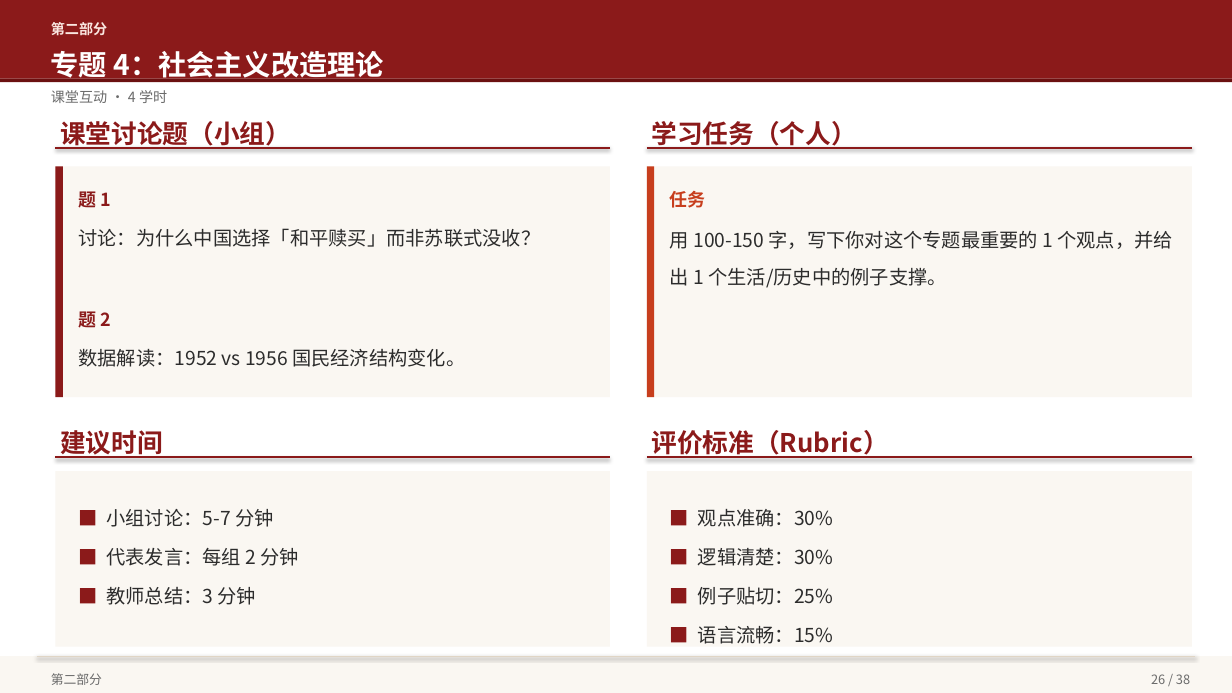
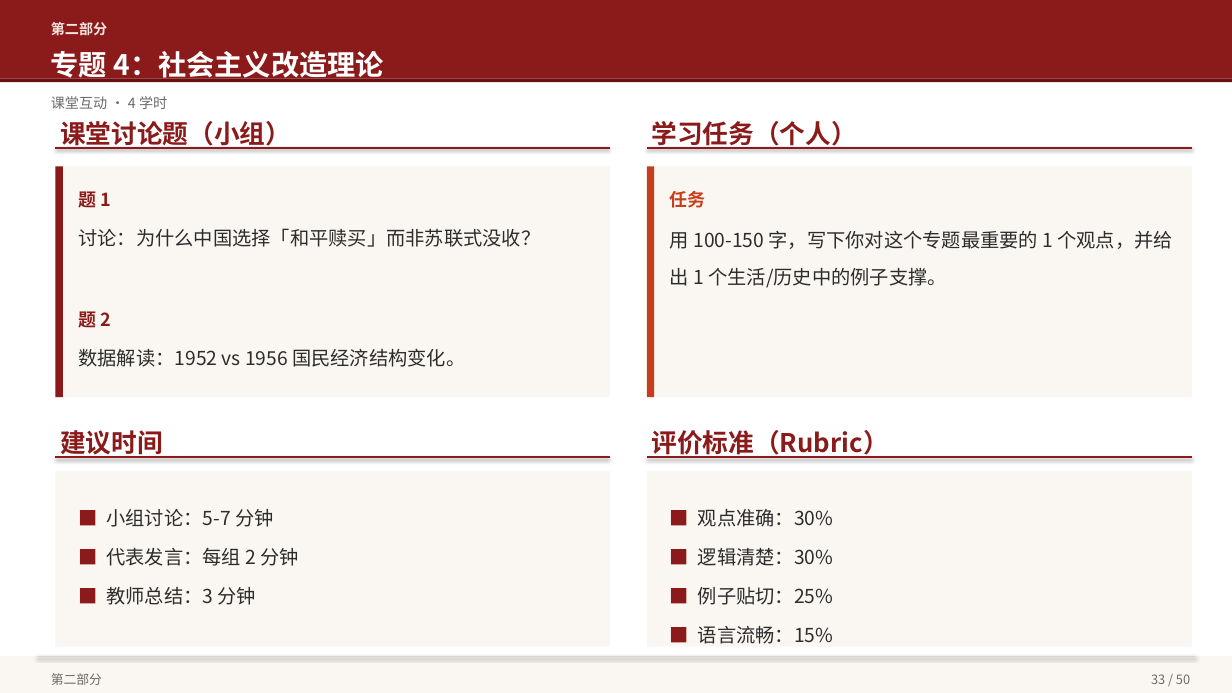
Before and after one commit to hsy358/obsidian-vault, a slide deck: slide 33 of 03-资源/PPT/毛泽东思想和中国特色社会主义理论体系概论 教学大纲概览.pptx (slide 26 before the commit). Drawn at 1232x693 pixels with LibreOffice and Linux fonts; fonts in the diff are those of the drawing. Boxes give left, top, right and bottom in pixels: in the first picture for what was removed or moved away, otherwise in the second. Text is boxed around its words. In the diff, an @@ line names an element or a change of style, - is before the commit and + after.

```diff
--- a/03-资源/PPT/毛泽东思想和中国特色社会主义理论体系概论 教学大纲概览.pptx
+++ b/03-资源/PPT/毛泽东思想和中国特色社会主义理论体系概论 教学大纲概览.pptx
@@ text "课堂互动 · 4 学时": place and size @@
-text "课堂互动 · 4 学时" at (51,90,167,103)
+text "课堂互动 · 4 学时" at (51,96,167,109)
@@ text at (1151,674,1190,684): text changed @@
-26 / 38
+33 / 50
```
Also in this commit, not shown: 37 other slides changed, 13 slides added.
